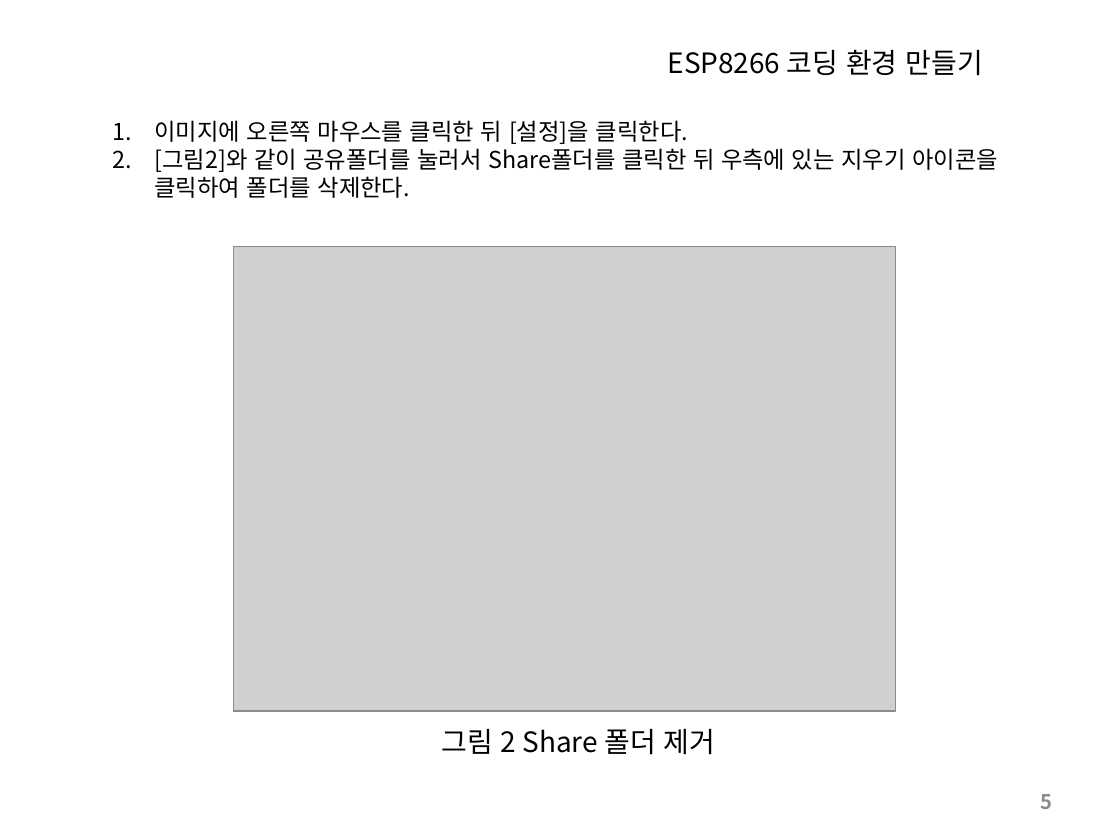
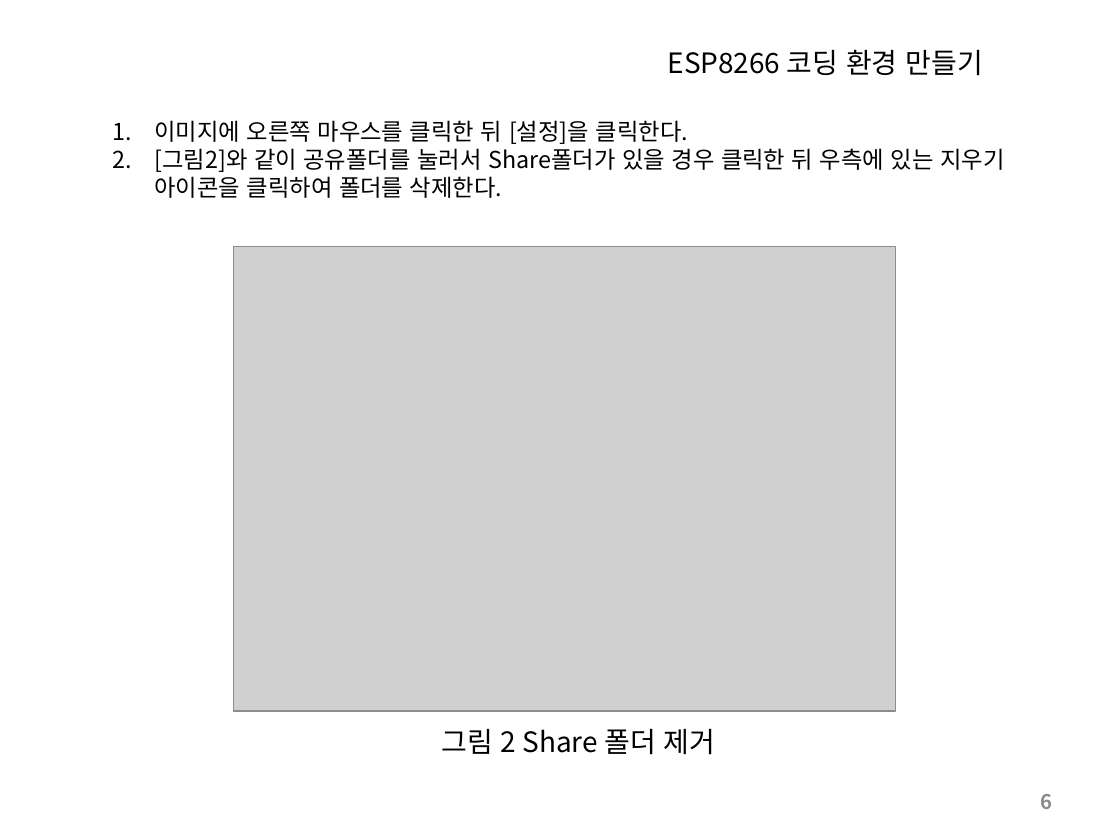
Before and after one commit to SleeperKKY/ESP8266, a slide deck: slide 6 of ESP8266 Direct Coding.pptx (slide 5 before the commit). Drawn at 1120x840 pixels with LibreOffice and Linux fonts; fonts in the diff are those of the drawing; grey boxes stand for pictures. Boxes give left, top, right and bottom in pixels: in the first picture for what was removed or moved away, otherwise in the second. Text is boxed around its words. In the diff, an @@ line names an element or a change of style, - is before the commit and + after.

```diff
--- a/ESP8266 Direct Coding.pptx
+++ b/ESP8266 Direct Coding.pptx
@@ text at (154,148,1004,198): text changed @@
-2. [그림2]와 같이 공유폴더를 눌러서 Share폴더를 클릭한 뒤 우측에 있는 지우기 아이콘을 클릭하여 폴더를 삭제한다.
+2. [그림2]와 같이 공유폴더를 눌러서 Share폴더가 있을 경우 클릭한 뒤 우측에 있는 지우기 아이콘을 클릭하여 폴더를 삭제한다.
@@ page number at (1041,794,1053,809): text changed @@
-5
+6
```
Also in this commit, not shown: 8 other slides changed, 5 slides added.
